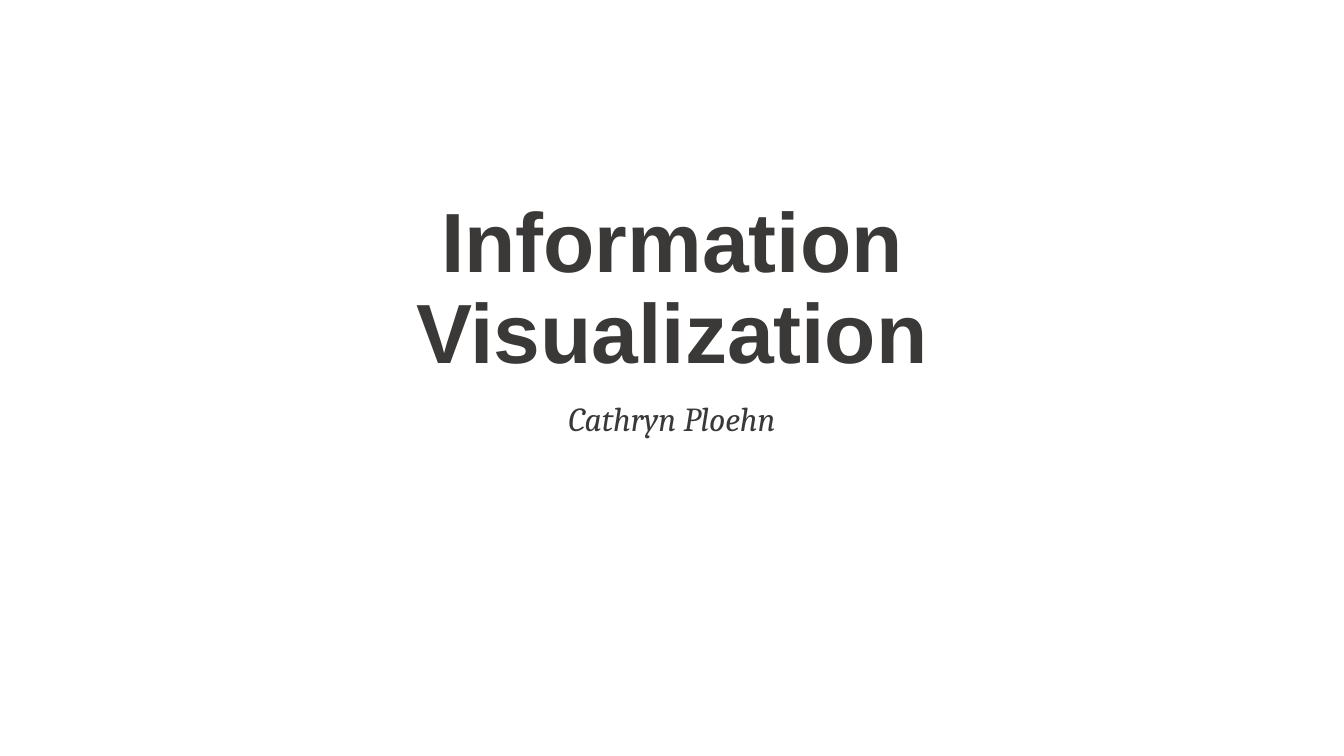
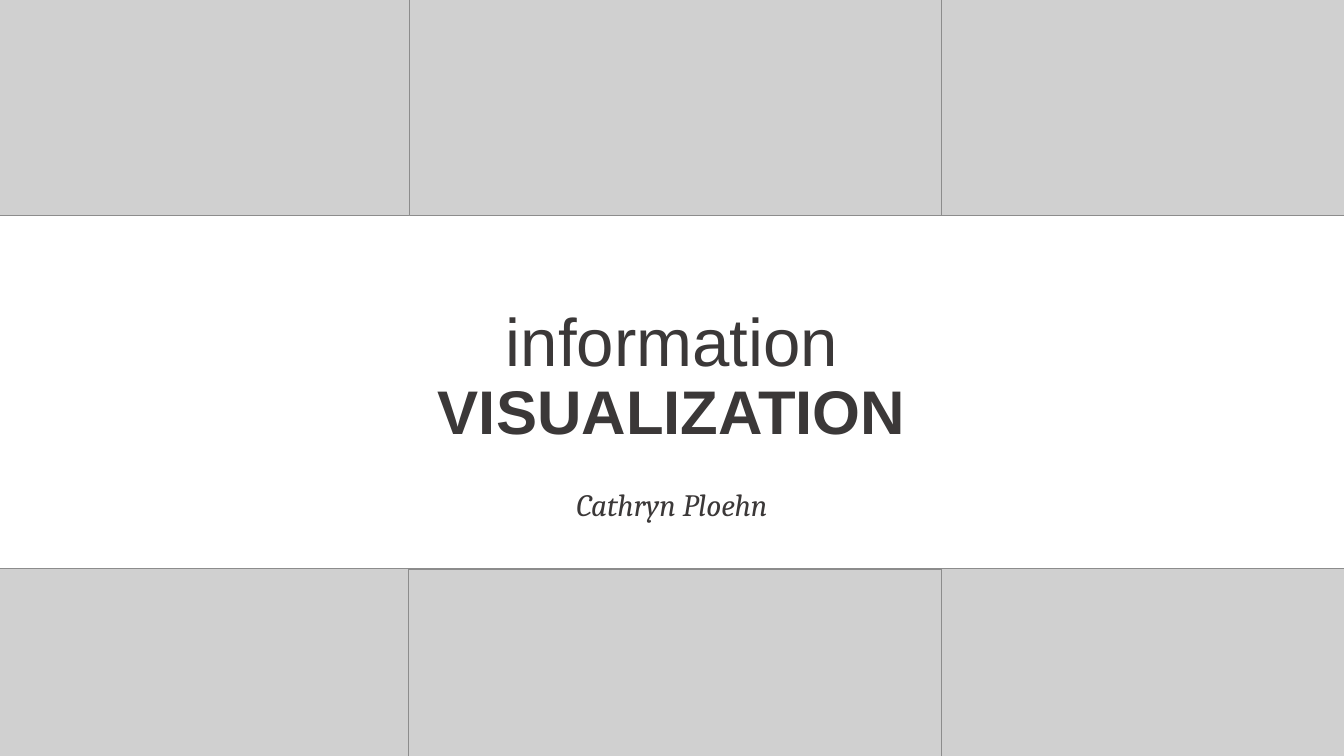
Before and after one commit to cathrynploehn-NIST/Visualizationintroduction, a slide deck: slide 1 of Information Visualization.pptx. Drawn at 1344x756 pixels with LibreOffice and Linux fonts; fonts in the diff are those of the drawing; grey boxes stand for pictures. Boxes give left, top, right and bottom in pixels: in the first picture for what was removed or moved away, otherwise in the second. Text is boxed around its words. In the diff, an @@ line names an element or a change of style, - is before the commit and + after.

```diff
--- a/Information Visualization.pptx
+++ b/Information Visualization.pptx
@@ picture added at (0,0,425,216) @@
@@ picture added at (409,0,980,216) @@
@@ picture added at (942,0,1344,216) @@
@@ title "information VISUALIZATION" at (438,317,905,435): vertical alignment bottom to middle @@
@@ title at (438,317,905,435): text changed; size 60 to 44 pt @@
-Information Visualization
+information
+VISUALIZATION
@@ subtitle "Cathryn Ploehn": place and size @@
-subtitle "Cathryn Ploehn" at (568,407,776,439)
+subtitle "Cathryn Ploehn" at (576,494,768,523)
@@ subtitle "Cathryn Ploehn" at (576,494,768,523): size 24 to 22.2 pt; line spacing 0.9 to 0.8 @@
@@ picture added at (0,569,425,756) @@
@@ picture added at (408,569,979,756) @@
@@ picture added at (942,569,1344,756) @@
```
Also in this commit, not shown: 5 other slides changed, 16 slides added, 2 slides removed, 15 other files.
